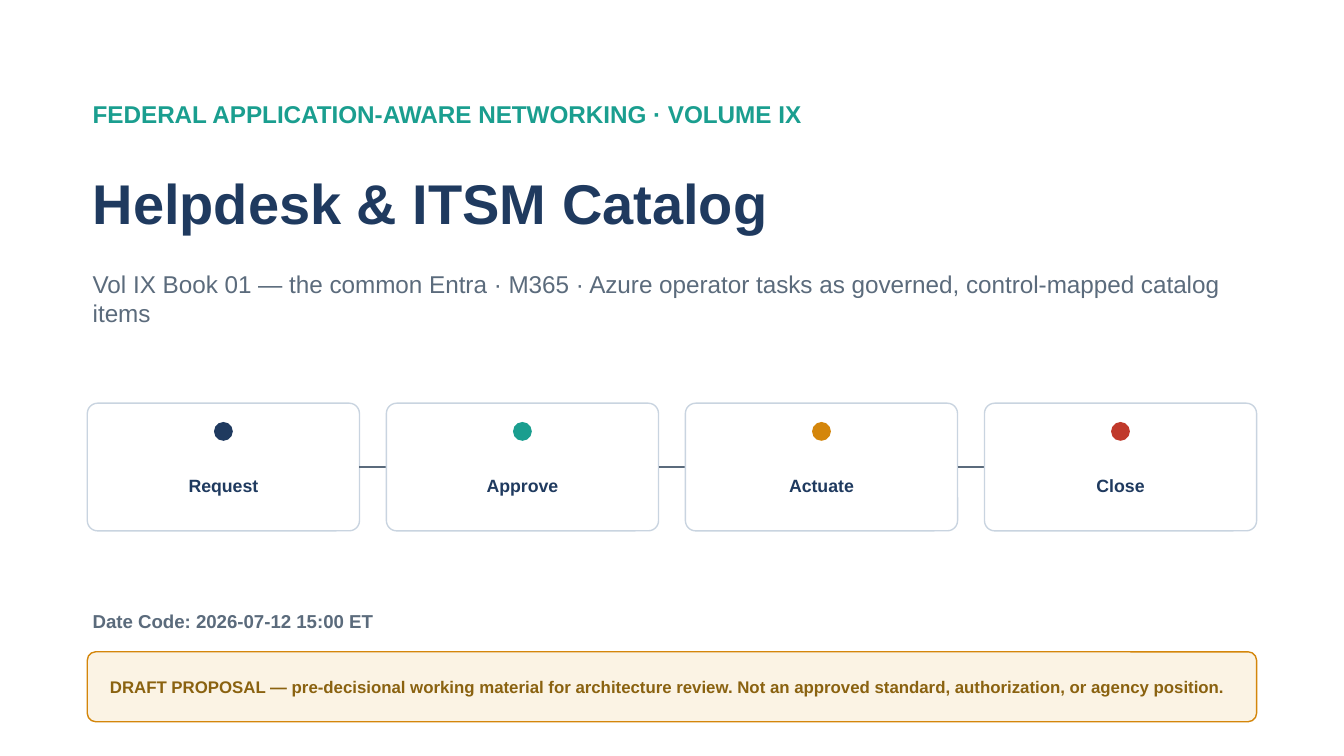
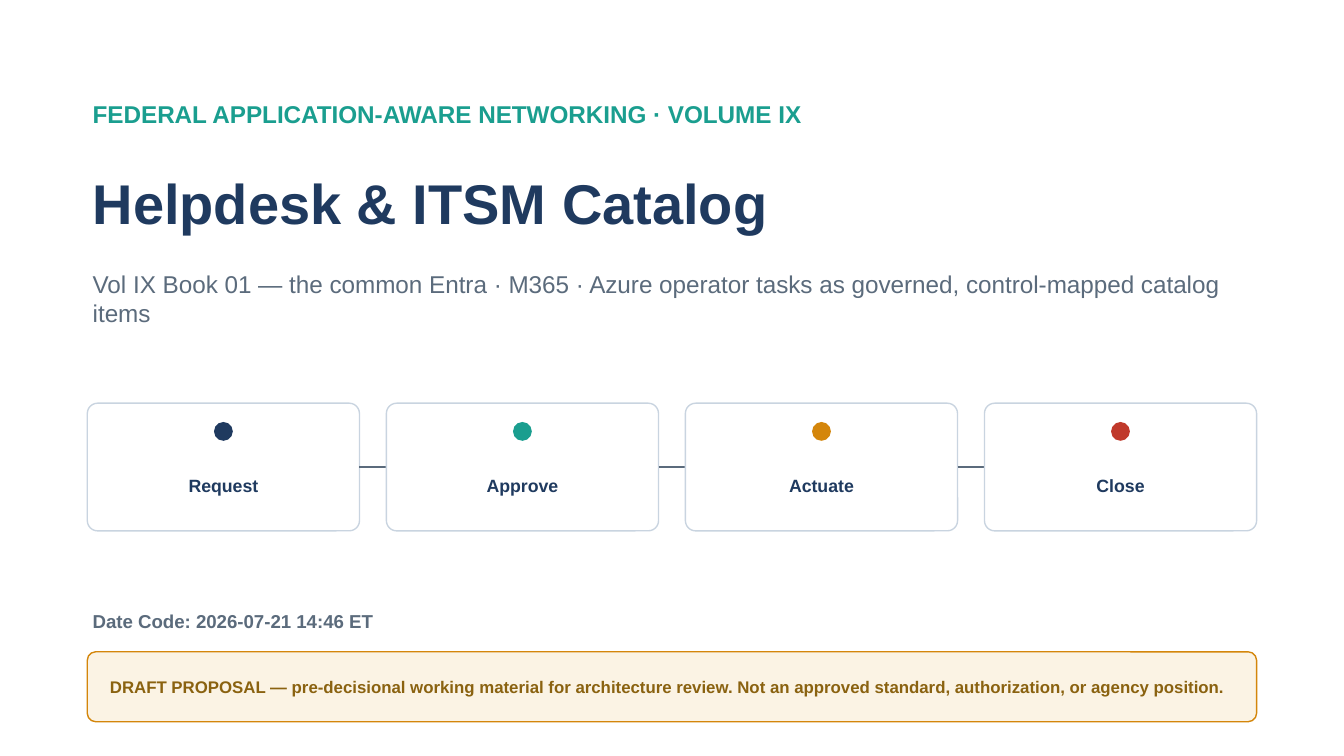
Before and after one commit to WhalerMike/uiao, a slide deck: slide 1 of docs/customer-documents/orgcomp-series/Vol_IX_Book_01_OrgComp_Helpdesk_ITSM_Catalog.pptx. Drawn at 1344x756 pixels with LibreOffice and Linux fonts; fonts in the diff are those of the drawing. Boxes give left, top, right and bottom in pixels: in the first picture for what was removed or moved away, otherwise in the second. Text is boxed around its words. In the diff, an @@ line names an element or a change of style, - is before the commit and + after.

```diff
--- a/docs/customer-documents/orgcomp-series/Vol_IX_Book_01_OrgComp_Helpdesk_ITSM_Catalog.pptx
+++ b/docs/customer-documents/orgcomp-series/Vol_IX_Book_01_OrgComp_Helpdesk_ITSM_Catalog.pptx
@@ text at bbox=[93, 614, 373, 628]: text changed @@
-Date Code: 2026-07-12 15:00 ET
+Date Code: 2026-07-21 14:46 ET
```
Also in this commit, not shown: 8 other slides changed, 9 other files.
